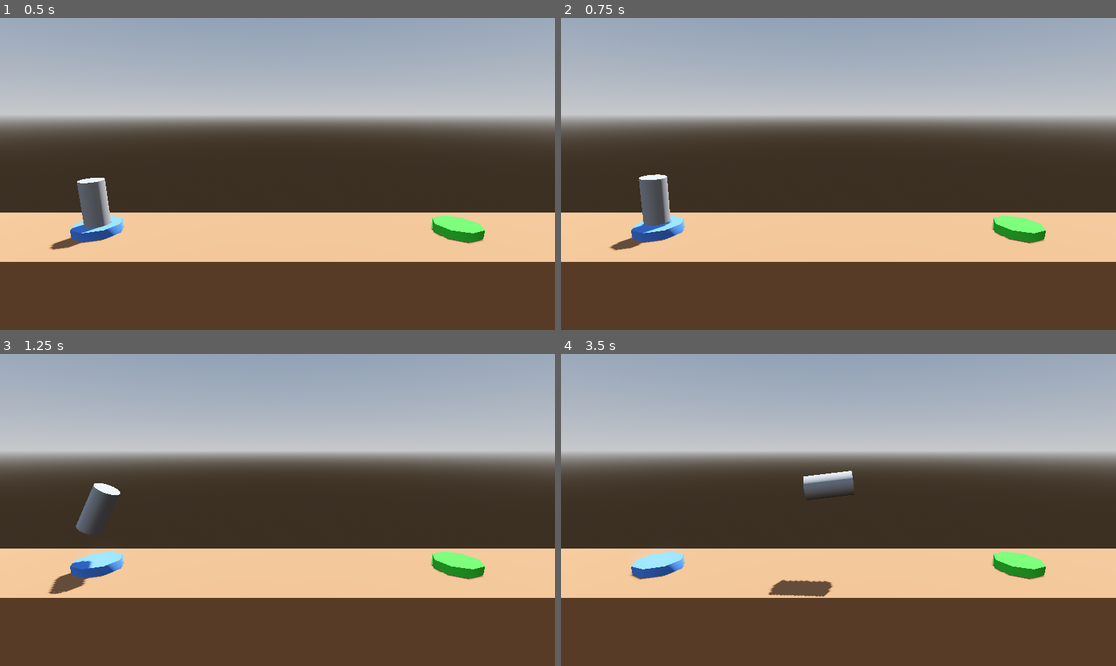
Above: before the commit, frames 1-4 (two rows, left to right).
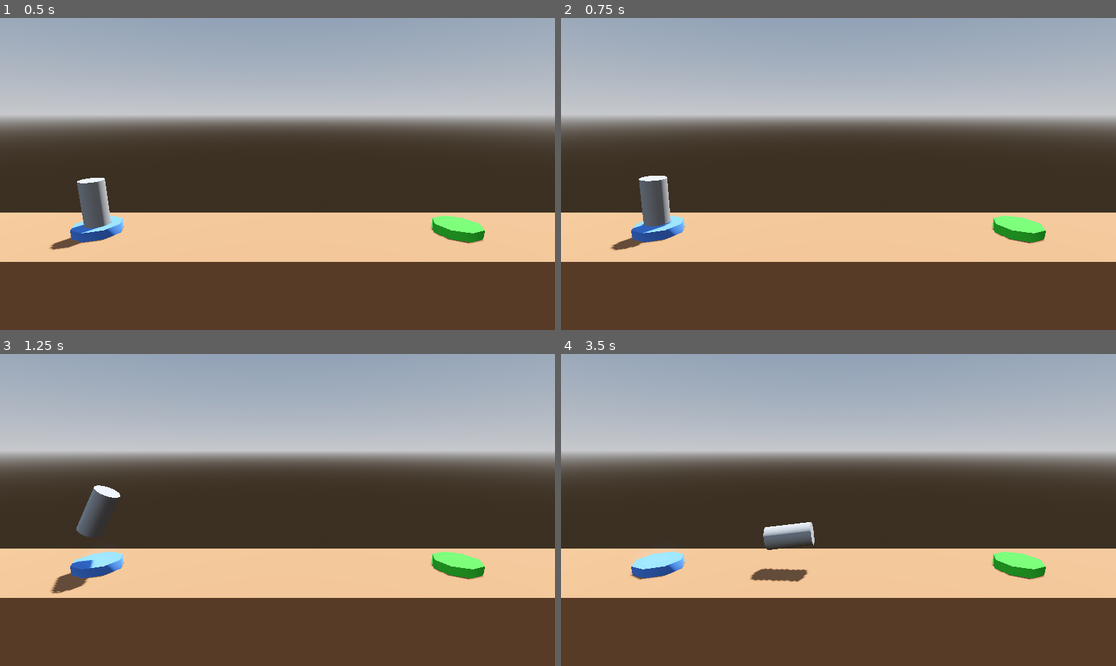
Above: after the commit, the same moments.

Repository: vibrunazo/godot-boost
Game: Godot game, scene res://level/level.tscn
Same seed, same stepped clock (60 frames per second), same inputs: the game is played once before the commit and once after it.
Inputs:
- Up to frame 1 (0.5 s): no input
- Up to frame 2 (0.75 s): tap Enter (ui_accept) at 0.5 s; hold Right (ui_right) from 0.53 s (still down); hold Space (boost, bound only after the commit) from 0.53 s (still down)
- Up to frame 3 (1.25 s): keep holding Right (ui_right); keep holding Space (boost, bound only after the commit); tap Enter (ui_accept) at 0.77, 0.8, 1.07 s
- Up to frame 4 (3.5 s): release Right (ui_right) at 1.28 s; release Space (boost, bound only after the commit) at 1.28 s; hold Left (ui_left) 1.28-2.03 s; tap Enter (ui_accept) at 1.35, 1.52, 1.82, 2.3, 3.02, 3.32 s; tap Space (boost, bound only after the commit) at 1.55, 2.85 s; hold Space (boost, bound only after the commit) 2.03-2.78 s; hold Right (ui_right) from 2.03 s (still down)

Frame 1 is identical in both runs. In frame 2, less than 0.1% of the frame differs, in the area x 8-20%, y 50-74%; in frame 3, 0.2%; in frame 4, 2.0%, in the area x 34-53%, y 37-78%.

Commit message:
15. The Input Map

Diff:
--- a/player.gd
+++ b/player.gd
@@ -1,15 +1,16 @@
 extends RigidBody3D
 
 @export var speed: float = 1000
+@export var turn_speed: float = 100
 
 @onready var ini_pos: Vector3 = position
 
 # Called every frame. 'delta' is the elapsed time since the previous frame.
 func _process(delta: float) -> void:
-	if Input.is_action_pressed("ui_accept"):
+	if Input.is_action_pressed("boost"):
 		apply_central_force(basis.y * delta * speed)
 
-	if Input.is_action_pressed("ui_left"):
-		apply_torque(Vector3(0, 0, 100 * delta))
-	if Input.is_action_pressed("ui_right"):
-		apply_torque(Vector3(0, 0, -100 * delta))
+	if Input.is_action_pressed("rotate_left"):
+		apply_torque(Vector3(0, 0, turn_speed * delta))
+	if Input.is_action_pressed("rotate_right"):
+		apply_torque(Vector3(0, 0, -turn_speed * delta))
--- a/project.godot
+++ b/project.godot
@@ -19,3 +19,25 @@
 
 gdscript/warnings/unused_parameter=0
 gdscript/warnings/untyped_declaration=1
+
+[input]
+
+boost={
+"deadzone": 0.5,
+"events": [Object(InputEventKey,"resource_local_to_scene":false,"resource_name":"","device":-1,"window_id":0,"alt_pressed":false,"shift_pressed":false,"ctrl_pressed":false,"meta_pressed":false,"pressed":false,"keycode":0,"physical_keycode":32,"key_label":0,"unicode":32,"location":0,"echo":false,"script":null)
+, Object(InputEventKey,"resource_local_to_scene":false,"resource_name":"","device":-1,"window_id":0,"alt_pressed":false,"shift_pressed":false,"ctrl_pressed":false,"meta_pressed":false,"pressed":false,"keycode":0,"physical_keycode":87,"key_label":0,"unicode":119,"location":0,"echo":false,"script":null)
+, Object(InputEventKey,"resource_local_to_scene":false,"resource_name":"","device":-1,"window_id":0,"alt_pressed":false,"shift_pressed":false,"ctrl_pressed":false,"meta_pressed":false,"pressed":false,"keycode":0,"physical_keycode":4194320,"key_label":0,"unicode":0,"location":0,"echo":false,"script":null)
+]
+}
+rotate_left={
+"deadzone": 0.5,
+"events": [Object(InputEventKey,"resource_local_to_scene":false,"resource_name":"","device":-1,"window_id":0,"alt_pressed":false,"shift_pressed":false,"ctrl_pressed":false,"meta_pressed":false,"pressed":false,"keycode":0,"physical_keycode":65,"key_label":0,"unicode":97,"location":0,"echo":false,"script":null)
+, Object(InputEventKey,"resource_local_to_scene":false,"resource_name":"","device":-1,"window_id":0,"alt_pressed":false,"shift_pressed":false,"ctrl_pressed":false,"meta_pressed":false,"pressed":false,"keycode":0,"physical_keycode":4194319,"key_label":0,"unicode":0,"location":0,"echo":false,"script":null)
+]
+}
+rotate_right={
+"deadzone": 0.5,
+"events": [Object(InputEventKey,"resource_local_to_scene":false,"resource_name":"","device":-1,"window_id":0,"alt_pressed":false,"shift_pressed":false,"ctrl_pressed":false,"meta_pressed":false,"pressed":false,"keycode":0,"physical_keycode":68,"key_label":0,"unicode":100,"location":0,"echo":false,"script":null)
+, Object(InputEventKey,"resource_local_to_scene":false,"resource_name":"","device":-1,"window_id":0,"alt_pressed":false,"shift_pressed":false,"ctrl_pressed":false,"meta_pressed":false,"pressed":false,"keycode":0,"physical_keycode":4194321,"key_label":0,"unicode":0,"location":0,"echo":false,"script":null)
+]
+}
